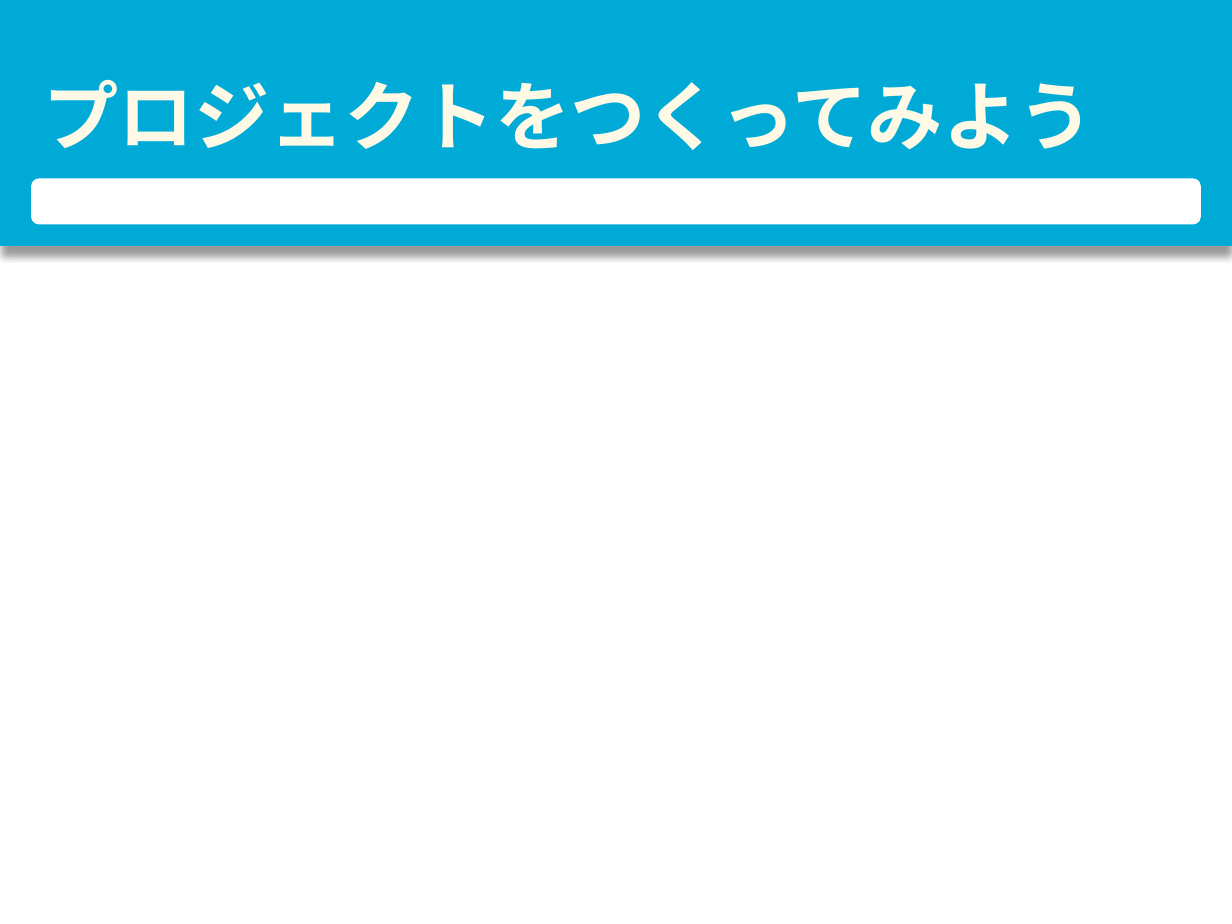
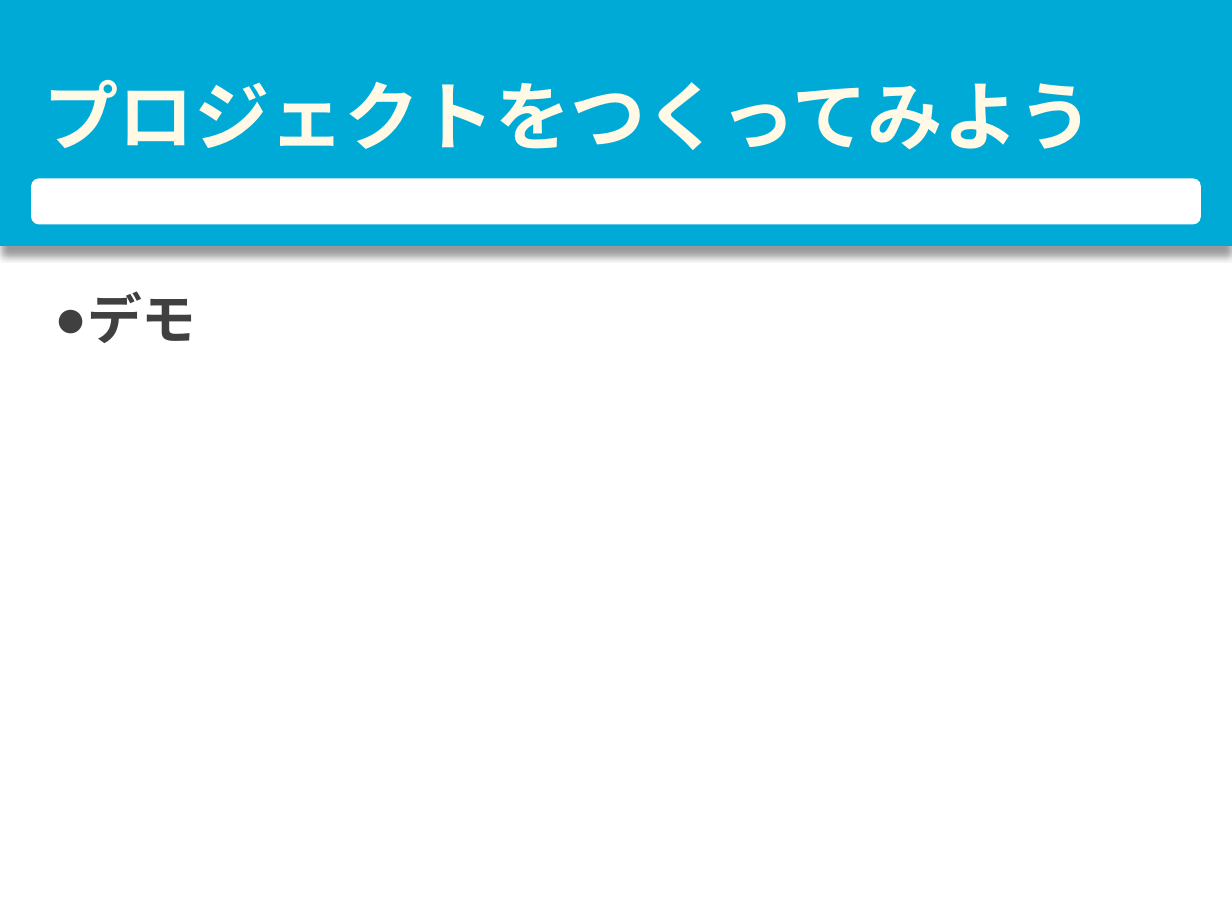
Before and after one commit to nshhhin/Swift-, a slide deck: slide 11 of 第一回/第一回資料.pptx (slide 10 before the commit). Drawn at 1232x924 pixels with LibreOffice and Linux fonts; fonts in the diff are those of the drawing. Boxes give left, top, right and bottom in pixels: in the first picture for what was removed or moved away, otherwise in the second. Text is boxed around its words. In the diff, an @@ line names an element or a change of style, - is before the commit and + after.

```diff
--- a/第一回/第一回資料.pptx
+++ b/第一回/第一回資料.pptx
@@ text added at (87, 291, 197, 343), 32 pt, text #404040, bold @@
+● デモ
```
Also in this commit, not shown: 3 other slides changed, 2 slides added, 18 other files.
